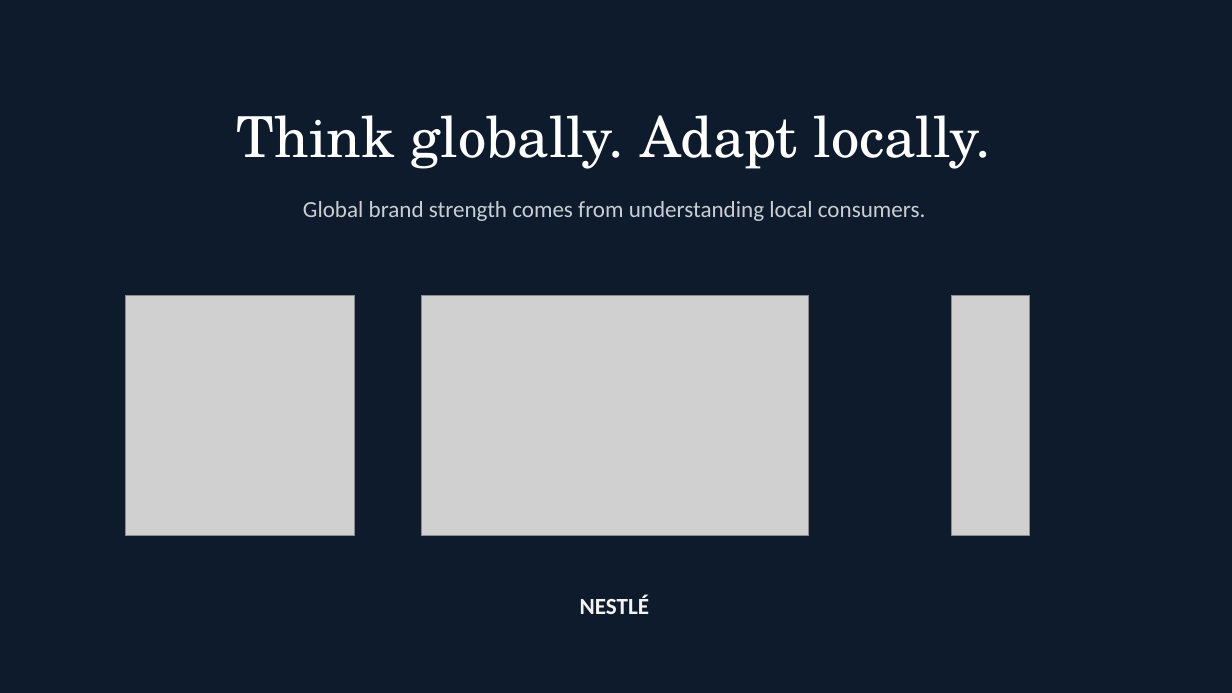
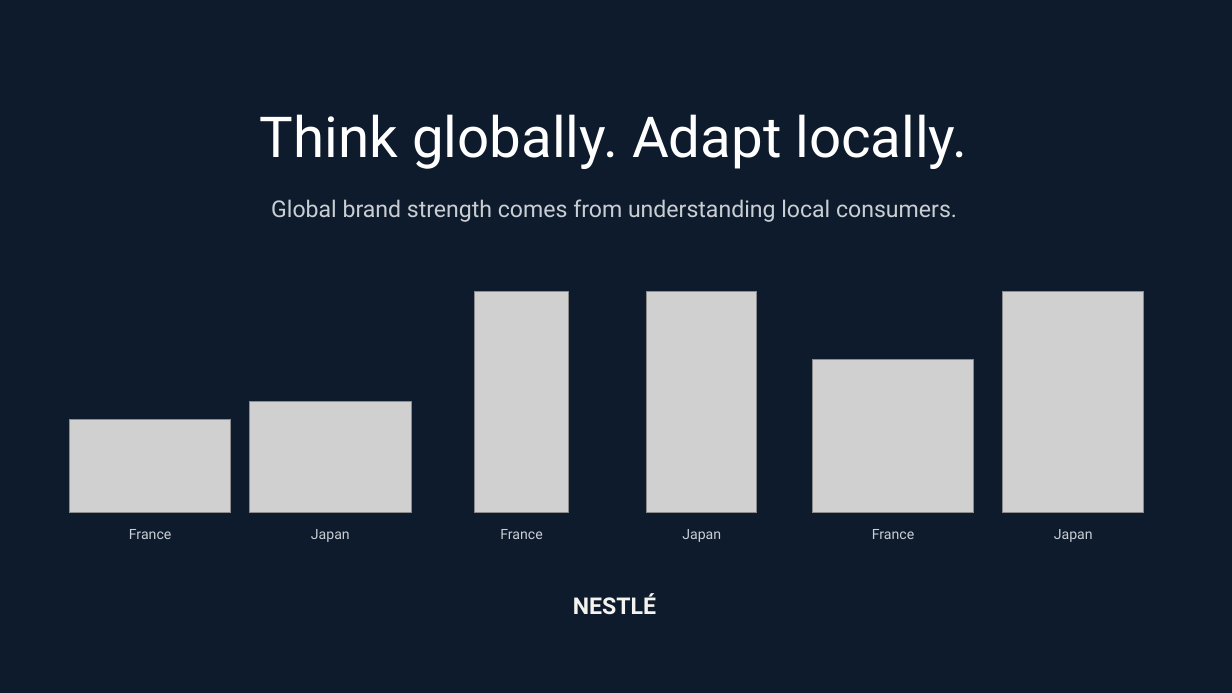
Before and after one commit to frhnshishir-dotcom/portfolio, a slide deck: slide 13 of projects/nestle-france-japan/NESTLE-FRANCE-JAPAN_simple.pptx. Drawn at 1232x693 pixels with LibreOffice and Linux fonts; fonts in the diff are those of the drawing; grey boxes stand for pictures. Boxes give left, top, right and bottom in pixels: in the first picture for what was removed or moved away, otherwise in the second. Text is boxed around its words. In the diff, an @@ line names an element or a change of style, - is before the commit and + after.

```diff
--- a/projects/nestle-france-japan/NESTLE-FRANCE-JAPAN_simple.pptx
+++ b/projects/nestle-france-japan/NESTLE-FRANCE-JAPAN_simple.pptx
@@ text "Think globally. Adapt locally." at (x1=260, y1=114, x2=967, y2=169): font TeX Gyre Schola to Roboto @@
@@ text "Global brand strength comes from ..." at (x1=271, y1=199, x2=957, y2=222): font Calibri to Roboto @@
@@ picture removed at (x1=126, y1=296, x2=355, y2=536) @@
@@ picture removed at (x1=422, y1=296, x2=810, y2=536) @@
@@ picture added at (x1=475, y1=291, x2=568, y2=513) @@
@@ picture added at (x1=647, y1=291, x2=757, y2=513) @@
@@ picture removed at (x1=952, y1=296, x2=1030, y2=536) @@
@@ picture added at (x1=1003, y1=291, x2=1144, y2=513) @@
@@ picture added at (x1=812, y1=360, x2=974, y2=513) @@
@@ picture added at (x1=250, y1=402, x2=411, y2=513) @@
@@ picture added at (x1=69, y1=420, x2=231, y2=513) @@
@@ text added at (x1=129, y1=529, x2=172, y2=539), 11 pt, text #C9CED4 @@
+France
@@ text added at (x1=311, y1=529, x2=350, y2=542), 11 pt, text #C9CED4 @@
+Japan
@@ text added at (x1=500, y1=529, x2=543, y2=539), 11 pt, text #C9CED4 @@
+France
@@ text added at (x1=682, y1=529, x2=721, y2=542), 11 pt, text #C9CED4 @@
+Japan
@@ text added at (x1=872, y1=529, x2=915, y2=539), 11 pt, text #C9CED4 @@
+France
@@ text added at (x1=1054, y1=529, x2=1093, y2=542), 11 pt, text #C9CED4 @@
+Japan
@@ text "NESTLÉ" at (x1=573, y1=593, x2=656, y2=615): font Calibri to Roboto @@
```
Also in this commit, not shown: 12 other slides changed, 14 other files.
